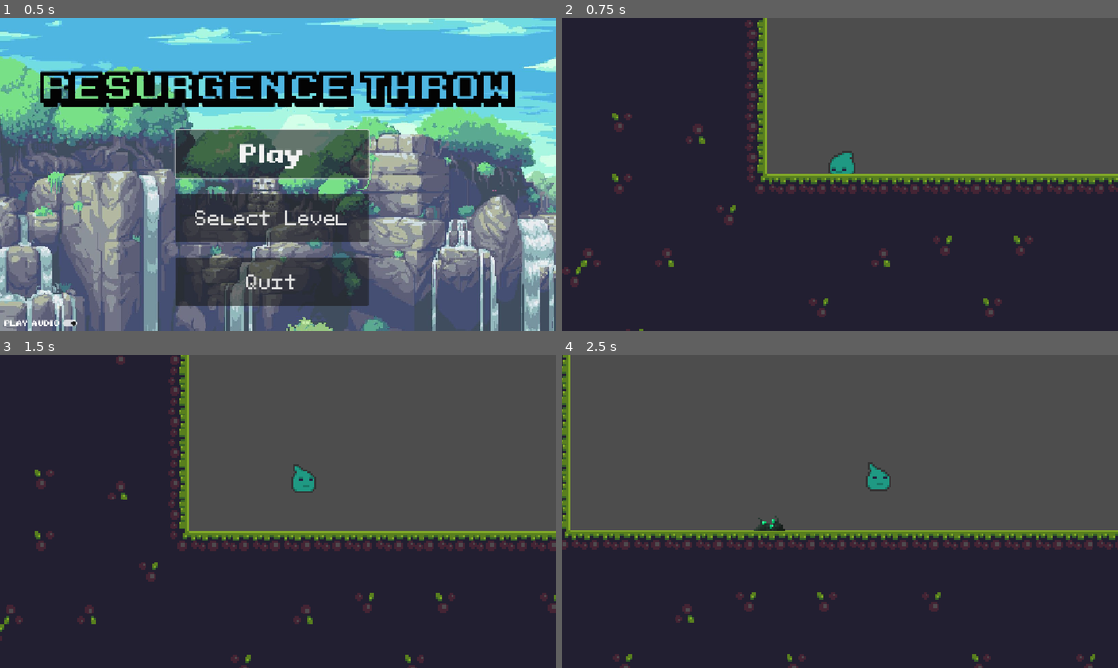
Above: before the commit, frames 1-4 (two rows, left to right).
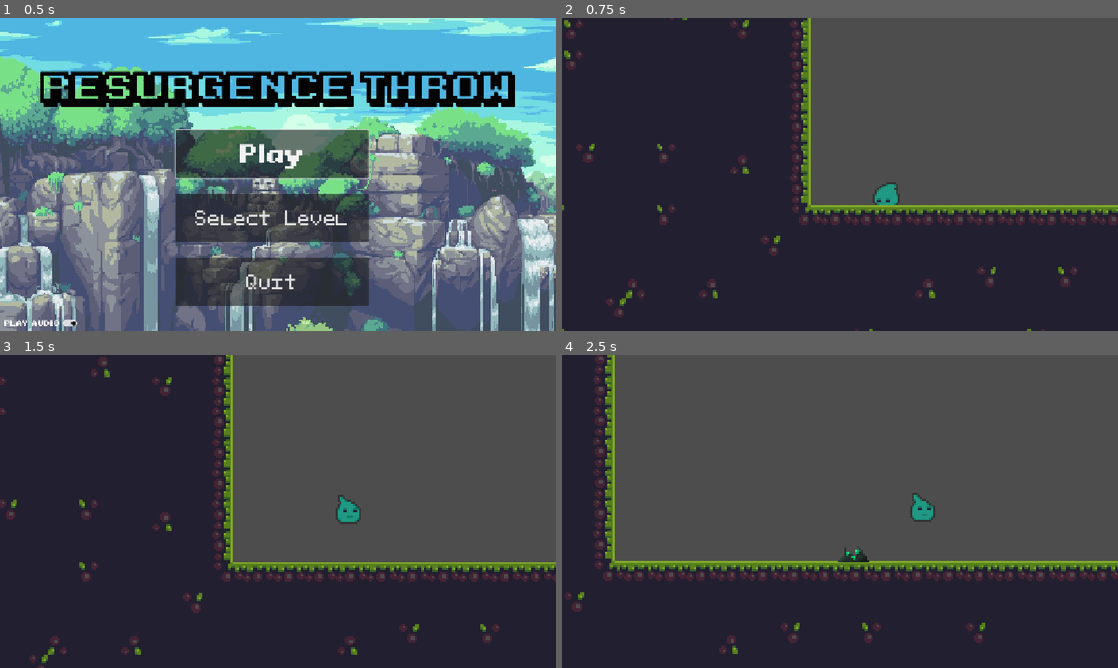
Above: after the commit, the same moments.

Repository: whatEclipse/REsurgence-THrow
Game: Godot game, scene res://scenes/menus/main_menu.tscn
Two runs of this game, one before a commit and one after it. Both use one fixed random seed, a clock stepped at 60 frames per second and the inputs below.
Inputs (mouse positions are in pixels of both pictures, inside the frame that each line leads up to):
- Up to frame 1 (0.5 s): no input
- Up to frame 2 (0.75 s): click "Play" at 0.5 s
- Up to frame 3 (1.5 s): tap Enter (ui_accept) at 1.25 s; move the mouse to (400, 495) at 1.27 s; hold D (right) from 1.28 s (still down); click (400, 495) at 1.42 s
- Up to frame 4 (2.5 s): keep holding D (right); tap Enter (ui_accept) at 1.52, 2.27 s; move the mouse to (728, 527) at 2.02 s

Frame 1 is identical in both runs. In frame 2, 16% of the frame differs, in the area x 0-100%, y 0-100%; in frame 3, 17%; in frame 4, 20%.

Commit message:
bg and levels

Diff:
--- a/levels/level_1.tscn
+++ b/levels/level_1.tscn
@@ -1,8 +1,9 @@
 [gd_scene format=3 uid="uid://xme5l6xdbvqy"]
 
 [ext_resource type="Texture2D" uid="uid://b6eo2an0blsrw" path="res://assets/tilemap/tileset.png" id="1_bswci"]
-[ext_resource type="PackedScene" uid="uid://kspr25ufuj05" path="res://scenes/player.tscn" id="2_rus8k"]
-[ext_resource type="PackedScene" uid="uid://cremjwkeoeldt" path="res://scenes/enemy.tscn" id="3_rus8k"]
+[ext_resource type="PackedScene" uid="uid://kspr25ufuj05" path="res://scenes/entities/player.tscn" id="2_rus8k"]
+[ext_resource type="PackedScene" uid="uid://cremjwkeoeldt" path="res://scenes/entities/enemy.tscn" id="3_rus8k"]
+[ext_resource type="PackedScene" uid="uid://bues4n1ohyg7a" path="res://scenes/functions/killzone.tscn" id="4_kx6l7"]
 
 [sub_resource type="TileSetAtlasSource" id="TileSetAtlasSource_c7num"]
 texture = ExtResource("1_bswci")
@@ -125,6 +126,8 @@
 physics_layer_0/collision_layer = 1
 sources/0 = SubResource("TileSetAtlasSource_c7num")
 
+[sub_resource type="WorldBoundaryShape2D" id="WorldBoundaryShape2D_8ksrx"]
+
 [node name="Game" type="Node2D" unique_id=190928873]
 
 [node name="TileMap" type="TileMap" parent="." unique_id=2035739788]
@@ -135,8 +138,22 @@
 [node name="Player" parent="." unique_id=397778607 instance=ExtResource("2_rus8k")]
 position = Vector2(23, 16)
 
+[node name="Camera2D" type="Camera2D" parent="Player" unique_id=477611873]
+position = Vector2(-24, -16)
+zoom = Vector2(4, 4)
+process_callback = 0
+limit_left = -216
+limit_bottom = 300
+position_smoothing_enabled = true
+
 [node name="Enemy" parent="." unique_id=1545852921 instance=ExtResource("3_rus8k")]
 position = Vector2(188, 8)
 
 [node name="Enemy2" parent="." unique_id=1079830942 instance=ExtResource("3_rus8k")]
 position = Vector2(740.9204, 8.425629)
+
+[node name="WorldBorder" parent="." unique_id=2069752206 instance=ExtResource("4_kx6l7")]
+position = Vector2(628, 352)
+
+[node name="CollisionShape2D" type="CollisionShape2D" parent="WorldBorder" unique_id=19658427]
+shape = SubResource("WorldBoundaryShape2D_8ksrx")
--- a/levels/level_6.tscn
+++ b/levels/level_6.tscn
@@ -6,6 +6,8 @@
 [ext_resource type="PackedScene" uid="uid://bxjn11bv610mo" path="res://scenes/entities/spikes.tscn" id="4_fpvgn"]
 [ext_resource type="PackedScene" uid="uid://blc6crh0dw2j1" path="res://scenes/backgrounds/lava_flow.tscn" id="5_rqsg2"]
 [ext_resource type="PackedScene" uid="uid://b30xmi50drdro" path="res://scenes/entities/coin.tscn" id="6_fpvgn"]
+[ext_resource type="PackedScene" uid="uid://dbrg26dcbv0hg" path="res://scenes/backgrounds/lava_bg.tscn" id="7_fpvgn"]
+[ext_resource type="PackedScene" uid="uid://bues4n1ohyg7a" path="res://scenes/functions/killzone.tscn" id="8_xn6mk"]
 
 [sub_resource type="TileSetAtlasSource" id="TileSetAtlasSource_cynta"]
 texture = ExtResource("1_qskt5")
@@ -165,11 +167,8 @@
 4:2/0 = 0
 4:2/0/physics_layer_0/polygon_0/points = PackedVector2Array(-8, -8, 8, -8, 8, 8, -8, 8)
 5:2/0 = 0
-5:2/0/physics_layer_0/polygon_0/points = PackedVector2Array(-8, -8, 8, -8, 8, 8, -8, 8)
 6:2/0 = 0
-6:2/0/physics_layer_0/polygon_0/points = PackedVector2Array(-8, -8, 8, -8, 8, 8, -8, 8)
 7:2/0 = 0
-7:2/0/physics_layer_0/polygon_0/points = PackedVector2Array(-8, -8, 8, -8, 8, 8, -8, 8)
 0:3/0 = 0
 0:3/0/physics_layer_0/polygon_0/points = PackedVector2Array(8, 8, 8, -5.7060385, -5.397606, -5.397604, -5.7060394, 8)
 1:3/0 = 0
@@ -282,15 +281,27 @@
 sources/0 = SubResource("TileSetAtlasSource_cynta")
 sources/1 = SubResource("TileSetAtlasSource_ak5vt")
 
+[sub_resource type="WorldBoundaryShape2D" id="WorldBoundaryShape2D_3t5n2"]
+
 [node name="Level 6" type="Node2D" unique_id=1319758042]
 
 [node name="TileMap" type="TileMap" parent="." unique_id=95588857]
 tile_set = SubResource("TileSet_ij176")
 format = 2
-layer_0/tile_data = PackedInt32Array(131070, 1, 0, 131071, 6 …(2529 unchanged characters)… 753, 5, 0, 327681, 4, -327663, 393217, 4)
+layer_0/tile_data = PackedInt32Array(131070, 1, 0, 131071, 6 …(2529 unchanged characters)… 753, 5, 0, 327681, 4, -327663, 393217, 4, -327681, 65537, 0, -393216, 131073, 0, -327682, 1, 0, -327680, 131073, 2, -262146, 1, 2)
 
 [node name="Player" parent="." unique_id=397778607 instance=ExtResource("3_rqsg2")]
 position = Vector2(54, 16)
+
+[node name="Camera2D" type="Camera2D" parent="Player" unique_id=1202572481]
+position = Vector2(-24, -16)
+zoom = Vector2(4, 4)
+process_callback = 0
+limit_left = -93
+limit_top = -257
+limit_right = 1300
+limit_bottom = 162
+position_smoothing_enabled = true
 
 [node name="Spikes" parent="." unique_id=1115962648 instance=ExtResource("4_fpvgn")]
 position = Vector2(151, 8)
@@ -321,3 +332,28 @@
 
 [node name="Coin" parent="." unique_id=1092750886 instance=ExtResource("6_fpvgn")]
 position = Vector2(73, 3)
+
+[node name="lava_bg" parent="." unique_id=1163805393 instance=ExtResource("7_fpvgn")]
+z_index = -2
+offset_left = 254.0
+offset_top = -53.000004
+offset_right = 254.0
+offset_bottom = -53.000004
+scale = Vector2(2.1763682, 2.1763682)
+
+[node name="lava_bg2" parent="." unique_id=1130048214 instance=ExtResource("7_fpvgn")]
+z_index = -2
+offset_left = 950.00006
+offset_top = -54.000015
+offset_right = 950.00006
+offset_bottom = -54.000015
+scale = Vector2(2.1763682, 2.1763682)
+
+[node name="Lava Flow6" parent="." unique_id=163768493 instance=ExtResource("5_rqsg2")]
+position = Vector2(-8, -72)
+
+[node name="WorldBorder" parent="." unique_id=2069752206 instance=ExtResource("8_xn6mk")]
+position = Vector2(636, 161)
+
+[node name="CollisionShape2D" type="CollisionShape2D" parent="WorldBorder" unique_id=845569827]
+shape = SubResource("WorldBoundaryShape2D_3t5n2")
--- a/scenes/backgrounds/forest_bg.tscn
+++ b/scenes/backgrounds/forest_bg.tscn
@@ -7,6 +7,7 @@
 [ext_resource type="Texture2D" uid="uid://dab7s54e2e3rb" path="res://assets/background/Forest/Forest Layer 04.png" id="5_d4ub7"]
 
 [node name="Forest BG" type="Control" unique_id=883687545]
+texture_repeat = 2
 layout_mode = 3
 anchors_preset = 0
 
--- a/scenes/backgrounds/lava_bg.tscn
+++ b/scenes/backgrounds/lava_bg.tscn
@@ -11,10 +11,12 @@
 grow_vertical = 2
 
 [node name="TextureRect" type="TextureRect" parent="." unique_id=1948233419]
+z_index = -2
 layout_mode = 1
 offset_left = -159.0
 offset_top = -94.0
 offset_right = 161.0
 offset_bottom = 98.0
 texture = ExtResource("1_my37j")
+expand_mode = 1
 stretch_mode = 1
--- a/scenes/entities/player.tscn
+++ b/scenes/entities/player.tscn
@@ -309,9 +309,3 @@
 [node name="CollisionBox" type="CollisionShape2D" parent="Hitbox" unique_id=758696748]
 position = Vector2(0, -5)
 shape = SubResource("RectangleShape2D_flrxc")
-
-[node name="Camera2D" type="Camera2D" parent="." unique_id=193902190]
-position = Vector2(-1, 0)
-zoom = Vector2(4, 4)
-process_callback = 0
-position_smoothing_enabled = true
--- a/scenes/entities/spawn_point.tscn
+++ b/scenes/entities/spawn_point.tscn
@@ -57,4 +57,5 @@
 
 [node name="AnimatedSprite2D" type="AnimatedSprite2D" parent="." unique_id=1298157761]
 sprite_frames = SubResource("SpriteFrames_8ksrx")
+autoplay = "default"
 frame_progress = 0.75793356
